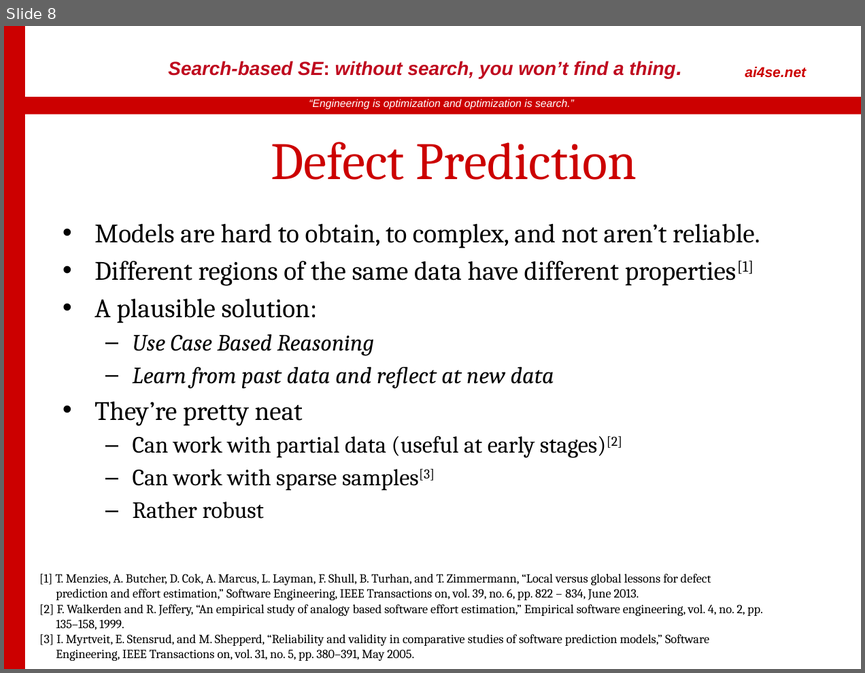
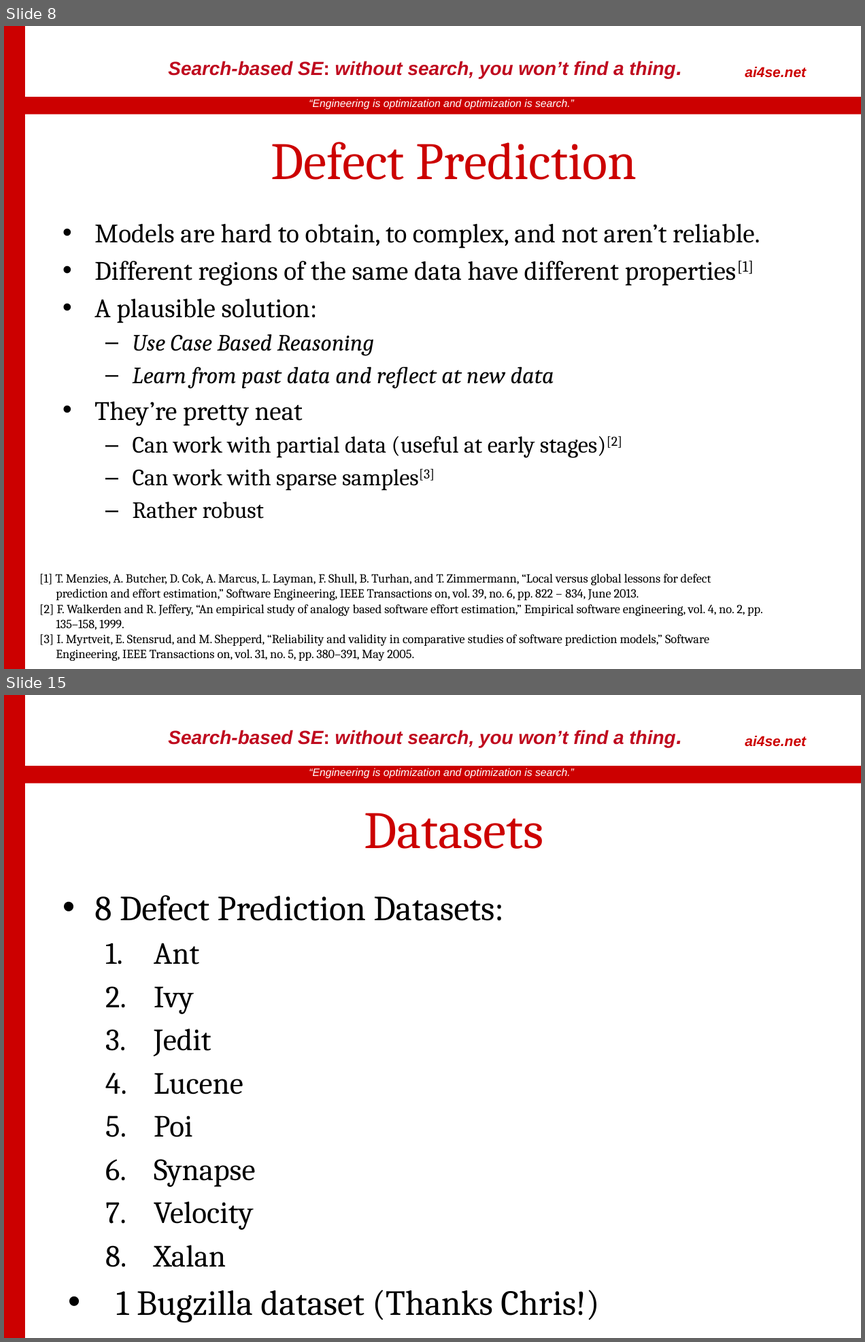
Before and after one commit to rahlk/CSC712-Software-Testing, a slide deck: Report/FinalPresentation.pptx. Shown one above the other, each under a label of ours: slide 8 before the commit, slides 8 and 15 after it; the slides between them are not shown. The pictures are 865x673 and 865x1342 pixels, drawn with LibreOffice and Linux fonts; fonts in the diff are those of the drawing; background and template pictures are left out. Boxes give left, top, right and bottom in pixels: in the first picture for what was removed or moved away, otherwise in the second. Text is boxed around its words. In the diff, an @@ line names an element or a change of style, - is before the commit and + after.

```diff
--- a/Report/FinalPresentation.pptx
+++ b/Report/FinalPresentation.pptx
@@ slide 15 added at box(4, 695, 861, 1338), background #FFFFFF; not listed: 4 template elements that a slide beside it also shows @@
@@ title added at box(364, 813, 544, 849), 44 pt, text #CC0000 @@
+Datasets
@@ text added at box(94, 895, 599, 1322), 29.6 pt, text #000000 @@
+• 8 Defect Prediction Datasets:
+  1. Ant
+  2. Ivy
+  3. Jedit
+  4. Lucene
+  5. Poi
+  6. Synapse
+  7. Velocity
+  8. Xalan
+• 1 Bugzilla dataset (Thanks Chris!)
```
Also in this commit, not shown: 2 slides changed, 10 other slides added.
